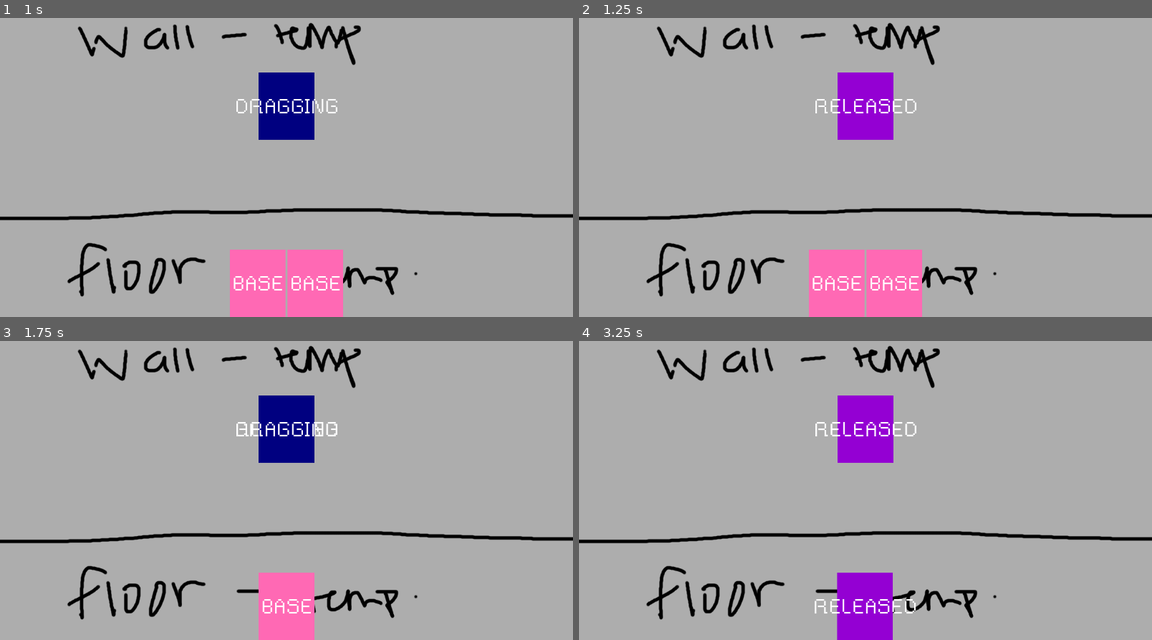
Above: before the commit, frames 1-4 (two rows, left to right).
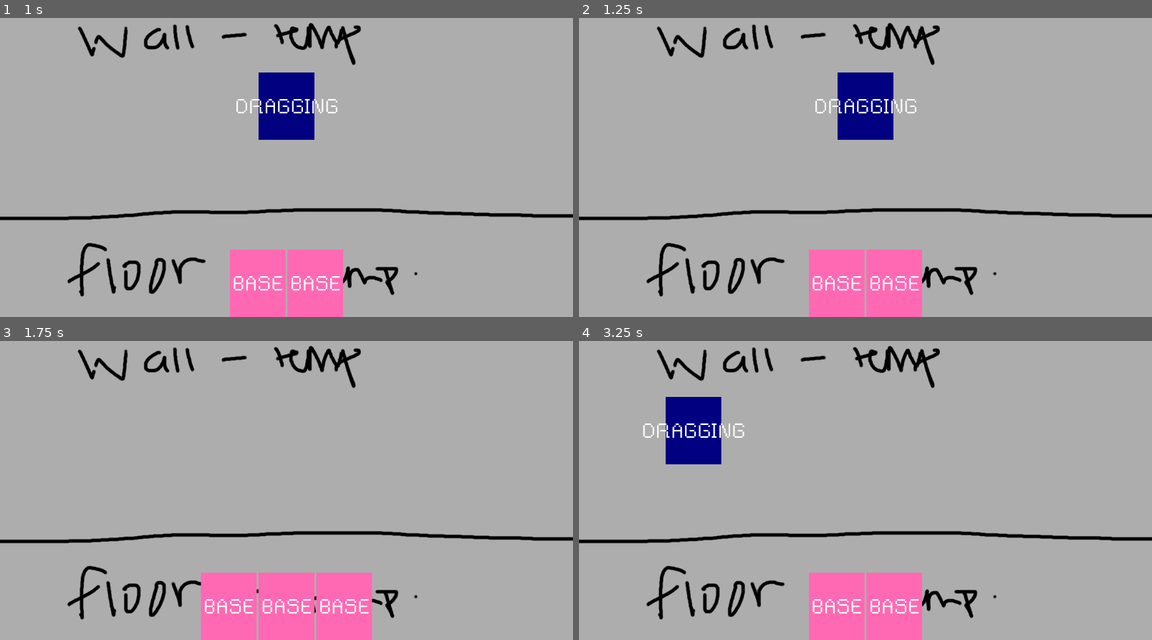
Above: after the commit, the same moments.

Repository: stressedGuaba/magic-girl-tarot
Game: Godot game, scene res://scenes/Battle/battle.tscn
The game is run twice, just before and just after one commit, with the same random seed, the same clock (stepped at 60 frames per second) and the same inputs.
Inputs (mouse positions are in pixels of both pictures, inside the frame that each line leads up to):
- Up to frame 1 (1 s): tap Enter at 0.5 s; drag from (229, 284) to (286, 107) at 0.52 s
- Up to frame 2 (1.25 s): no input
- Up to frame 3 (1.75 s): drag from (257, 607) to (286, 430) at 1.27 s
- Up to frame 4 (3.25 s): move the mouse to (865, 607) at 2.02 s; hold Right 2.03-2.75 s; tap Alt at 2.1 s; click (865, 607) at 2.17 s; tap Space at 2.75 s; drag from (865, 430) to (693, 430) at 2.77 s

Frame 1 is identical in both runs. In frame 2, 2.3% of the frame differs, in the area x 41-59%, y 18-41%; in frame 3, 6.8%; in frame 4, 9.1%, in the area x 11-60%, y 18-100%.

Commit message:
basic card dragging syhstem

Diff:
--- a/scenes/card_ui/card_dragging_state.gd
+++ b/scenes/card_ui/card_dragging_state.gd
@@ -1,4 +1,8 @@
 extends CardState
+
+const DRAG_MINIMUM_THRESHOLD := 0.5
+
+var minimum_drag_time_elapsed := false
 
 func enter() -> void:
 	var ui_layer := get_tree().get_first_node_in_group("ui_layer")
@@ -8,6 +12,10 @@
 	##once again debugging
 	card_ui.color.color = Color.NAVY_BLUE
 	card_ui.state.text = "DRAGGING"
+
+	minimum_drag_time_elapsed = false
+	var threshold_timer := get_tree().create_timer(DRAG_MINIMUM_THRESHOLD, false)
+	threshold_timer.timeout.connect(func(): minimum_drag_time_elapsed = true)
 
 func on_input(event: InputEvent) -> void:
 	##release or base
@@ -20,6 +28,6 @@
 
 	if cancel:
 		transition_requested.emit(self, CardState.State.BASE)
-	elif confirm:
+	elif minimum_drag_time_elapsed and confirm:
 		get_viewport().set_input_as_handled()
 		transition_requested.emit(self, CardState.State.RELEASED)
--- a/scenes/card_ui/card_released_state.gd
+++ b/scenes/card_ui/card_released_state.gd
@@ -1,6 +1,20 @@
 extends CardState
+
+var played: bool
 
 func enter() -> void:
 	##debug
 	card_ui.color.color = Color.DARK_VIOLET
 	card_ui.state.text = "RELEASED"
+
+	played = false
+
+	if not card_ui.targets.is_empty():
+		played = true
+		print("play card for target(s)", card_ui.targets)
+
+func on_input(_event: InputEvent) -> void:
+	if played:
+		return
+
+	transition_requested.emit(self, CardState.State.BASE)
--- a/scenes/card_ui/card_ui.gd
+++ b/scenes/card_ui/card_ui.gd
@@ -8,7 +8,7 @@
 @onready var state: Label = $State
 @onready var drop_point_detector: Area2D = $DropPointDetector
 @onready var card_state_machine : CardStateMachine = $CardStateMachine as CardStateMachine
-
+@onready var targets: Array[Node] = []
 
 func _ready() -> void:
 	card_state_machine.init(self)
@@ -24,3 +24,12 @@
 
 func _on_gui_input(event: InputEvent) -> void:
 	card_state_machine.on_gui_input(event)
+
+
+func _on_drop_point_detector_area_entered(area: Area2D) -> void:
+	if not targets.has(area):
+		targets.append(area)
+
+
+func _on_drop_point_detector_area_exited(area: Area2D) -> void:
+	targets.erase(area)
--- a/scenes/card_ui/card_ui.tscn
+++ b/scenes/card_ui/card_ui.tscn
@@ -79,3 +79,5 @@
 [connection signal="gui_input" from="." to="." method="_on_gui_input"]
 [connection signal="mouse_entered" from="." to="." method="_on_mouse_entered"]
 [connection signal="mouse_exited" from="." to="." method="_on_mouse_exited"]
+[connection signal="area_entered" from="DropPointDetector" to="." method="_on_drop_point_detector_area_entered"]
+[connection signal="area_exited" from="DropPointDetector" to="." method="_on_drop_point_detector_area_exited"]
